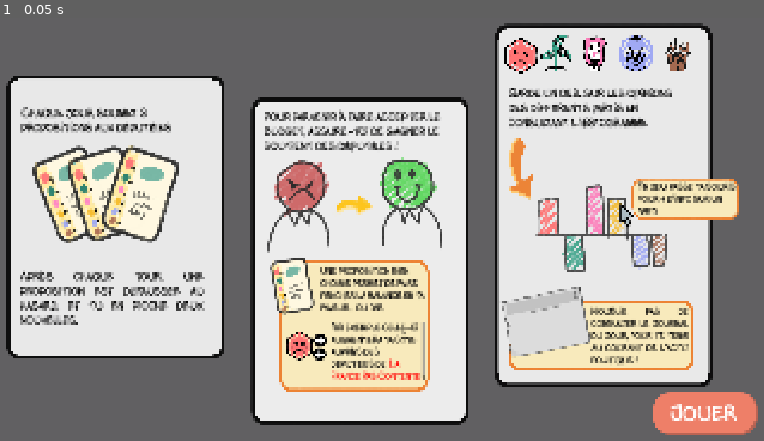
Above: before the commit, frame 1.
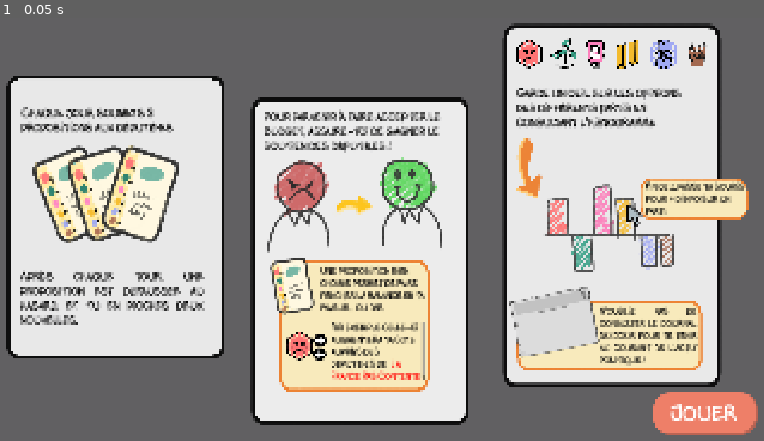
Above: after the commit, the same moment.

Repository: remimorvan/assemblee-nationale-simulator
Game: Godot game, scene res://scenes/overlay_tutoriel.tscn
Same seed, same stepped clock (60 frames per second), same inputs: the game is played once before the commit and once after it. This scene is started directly instead of the project's main scene.
Inputs:
- Up to frame 1 (0.05 s): no input

The runs differ from the first frame. In frame 1, 9.1% of the frame differs, in the area x 8-99%, y 1-88%.

Commit message:
scene overlay tutoriel

Diff:
--- a/scenes/overlay_tutoriel.tscn
+++ b/scenes/overlay_tutoriel.tscn
@@ -1,20 +1,22 @@
-[gd_scene load_steps=16 format=3 uid="uid://ca3nlpcpboj4o"]
-
-[ext_resource type="Texture2D" uid="uid://847am71ye135" path="res://assets/screens/tuto_1.png" id="1_5prr2"]
-[ext_resource type="FontFile" uid="uid://foful8cuop6y" path="res://assets/card/Monicacomic.ttf" id="2_ajqh8"]
-[ext_resource type="Texture2D" uid="uid://csr2swquxa5gm" path="res://assets/screens/tuto_2.png" id="3_jqtmp"]
-[ext_resource type="Texture2D" uid="uid://bgvr7lj1trrhc" path="res://assets/screens/tuto_3.png" id="4_k74gq"]
-[ext_resource type="Texture2D" uid="uid://ixf4p0ltgjmg" path="res://assets/card/logos/lfi_back.png" id="5_x0wu6"]
-[ext_resource type="Texture2D" uid="uid://d3o7aasw3i1q4" path="res://assets/card/logos/lfi_line.png" id="6_abwub"]
-[ext_resource type="Texture2D" uid="uid://cc4yddk7esw3c" path="res://assets/card/logos/eco_back.png" id="7_eq5qt"]
-[ext_resource type="Texture2D" uid="uid://b44ican76mjdh" path="res://assets/card/logos/eco_line.png" id="8_lel0c"]
-[ext_resource type="Texture2D" uid="uid://ctlaib2j778p3" path="res://assets/card/logos/soc_back.png" id="9_gtyl0"]
-[ext_resource type="Texture2D" uid="uid://bpufl3yrfw0wq" path="res://assets/card/logos/soc_line.png" id="10_ab0hi"]
-[ext_resource type="Texture2D" uid="uid://bl1kc2vappia3" path="res://assets/card/logos/lr_back.png" id="11_l0dty"]
-[ext_resource type="Texture2D" uid="uid://dnadrrcp5ix6d" path="res://assets/card/logos/lr_line.png" id="12_qj1xn"]
-[ext_resource type="Texture2D" uid="uid://donf4a7r825i3" path="res://assets/card/logos/facho_back.png" id="13_mwl6t"]
-[ext_resource type="Texture2D" uid="uid://cm2evyhf53cxp" path="res://assets/card/logos/facho_line.png" id="14_q614t"]
-[ext_resource type="Texture2D" uid="uid://dxqt3r6feuyjb" path="res://assets/hemicycle/tool_tip_plot.png" id="15_jqtmp"]
+[gd_scene load_steps=18 format=3 uid="uid://bk4d6b6oku44a"]
+
+[ext_resource type="Texture2D" uid="uid://jr641f6p7ppx" path="res://assets/screens/tuto_1.png" id="1_5prr2"]
+[ext_resource type="FontFile" uid="uid://usk4ucaxtgwp" path="res://assets/card/Monicacomic.ttf" id="2_ajqh8"]
+[ext_resource type="Texture2D" uid="uid://bvmhlcccsfaqd" path="res://assets/screens/tuto_2.png" id="3_jqtmp"]
+[ext_resource type="Texture2D" uid="uid://b0ol6f7mnjx5p" path="res://assets/screens/tuto_3.png" id="4_k74gq"]
+[ext_resource type="Texture2D" uid="uid://bfv1ubu5a6adk" path="res://assets/card/logos/lfi_back.png" id="5_x0wu6"]
+[ext_resource type="Texture2D" uid="uid://cmds766v1s54w" path="res://assets/card/logos/lfi_line.png" id="6_abwub"]
+[ext_resource type="Texture2D" uid="uid://cfk324721xw5c" path="res://assets/card/logos/eco_back.png" id="7_eq5qt"]
+[ext_resource type="Texture2D" uid="uid://choeclexwsube" path="res://assets/card/logos/eco_line.png" id="8_lel0c"]
+[ext_resource type="Texture2D" uid="uid://d0yjitx7m5ewh" path="res://assets/card/logos/soc_back.png" id="9_gtyl0"]
+[ext_resource type="Texture2D" uid="uid://c6ysdgphhnm8a" path="res://assets/card/logos/soc_line.png" id="10_ab0hi"]
+[ext_resource type="Texture2D" uid="uid://laff0i5vdt6f" path="res://assets/card/logos/lr_back.png" id="11_l0dty"]
+[ext_resource type="Texture2D" uid="uid://dsn4ljun4v183" path="res://assets/card/logos/macron_back.png" id="11_x0wu6"]
+[ext_resource type="Texture2D" uid="uid://4ovupkayo2h7" path="res://assets/card/logos/macron_line.png" id="12_abwub"]
+[ext_resource type="Texture2D" uid="uid://dvsad4nsywnwg" path="res://assets/card/logos/lr_line.png" id="12_qj1xn"]
+[ext_resource type="Texture2D" uid="uid://djphcib3846dy" path="res://assets/card/logos/facho_back.png" id="13_mwl6t"]
+[ext_resource type="Texture2D" uid="uid://ggp34647sin6" path="res://assets/card/logos/facho_line.png" id="14_q614t"]
+[ext_resource type="Texture2D" uid="uid://q6tlt2c2737k" path="res://assets/hemicycle/tool_tip_plot.png" id="15_jqtmp"]
 
 [node name="OverlayTutoriel" type="ColorRect"]
 anchors_preset = 15
@@ -41,7 +43,7 @@
 theme_override_colors/default_color = Color(0, 0, 0, 1)
 theme_override_fonts/normal_font = ExtResource("2_ajqh8")
 theme_override_font_sizes/normal_font_size = 30
-text = "Chaque jour, soumet 3 propositions aux député.es"
+text = "Chaque jour, soumets 3 propositions aux député·es"
 
 [node name="RichTextLabel2" type="RichTextLabel" parent="tuto1"]
 layout_mode = 0
@@ -52,7 +54,7 @@
 theme_override_colors/default_color = Color(0, 0, 0, 1)
 theme_override_fonts/normal_font = ExtResource("2_ajqh8")
 theme_override_font_sizes/normal_font_size = 30
-text = "Après chaque tour, une proposition est défaussée au hasard, et tu en pioche deux nouvelles."
+text = "Après chaque tour, une proposition est défaussée au hasard, et tu en pioches deux nouvelles."
 horizontal_alignment = 3
 
 [node name="tuto2" type="TextureRect" parent="."]
@@ -72,7 +74,7 @@
 theme_override_colors/default_color = Color(0, 0, 0, 1)
 theme_override_fonts/normal_font = ExtResource("2_ajqh8")
 theme_override_font_sizes/normal_font_size = 30
-text = "Pour parvenir à faire accepter le budget, assure-toi de gagner le soutient des député.es !"
+text = "Pour parvenir à faire accepter le budget, assure-toi de gagner le soutien des député.es !"
 
 [node name="RichTextLabel2" type="RichTextLabel" parent="tuto2"]
 layout_mode = 0
@@ -96,13 +98,13 @@
 theme_override_fonts/normal_font = ExtResource("2_ajqh8")
 theme_override_font_sizes/normal_font_size = 24
 bbcode_enabled = true
-text = "Par exemple celle-ci augmentera ta côte auprès des député.es de [color=red] La France Pas Contente[/color]"
+text = "Par exemple celle-ci augmentera ta cote auprès des député·es de [color=red] La France Pas Contente[/color]"
 
 [node name="tuto3" type="TextureRect" parent="."]
 layout_mode = 0
-offset_left = 1224.0
+offset_left = 1244.0
 offset_top = 13.0
-offset_right = 1811.0
+offset_right = 1831.0
 offset_bottom = 887.0
 texture = ExtResource("4_k74gq")
 
@@ -111,7 +113,8 @@
 scale = Vector2(0.32, 0.32)
 
 [node name="Sprite2D" type="Sprite2D" parent="tuto3/Logos"]
-position = Vector2(-589, 26)
+position = Vector2(-589, 13.5)
+scale = Vector2(0.8, 0.8)
 texture = ExtResource("5_x0wu6")
 
 [node name="Sprite2D" type="Sprite2D" parent="tuto3/Logos/Sprite2D"]
@@ -119,27 +122,43 @@
 
 [node name="Sprite2D2" type="Sprite2D" parent="tuto3/Logos"]
 position = Vector2(-325, 7)
+scale = Vector2(0.8, 0.8)
 texture = ExtResource("7_eq5qt")
 
 [node name="Sprite2D" type="Sprite2D" parent="tuto3/Logos/Sprite2D2"]
 texture = ExtResource("8_lel0c")
 
 [node name="Sprite2D3" type="Sprite2D" parent="tuto3/Logos"]
-position = Vector2(-35, 14)
+position = Vector2(-90.6252, 12.5)
+scale = Vector2(0.8, 0.8)
 texture = ExtResource("9_gtyl0")
 
 [node name="Sprite2D" type="Sprite2D" parent="tuto3/Logos/Sprite2D3"]
 texture = ExtResource("10_ab0hi")
 
+[node name="Node" type="Node2D" parent="tuto3/Logos"]
+position = Vector2(53.125, -62.5)
+scale = Vector2(0.8, 0.8)
+
+[node name="MacronBack" type="Sprite2D" parent="tuto3/Logos/Node"]
+position = Vector2(121.325, 97.8875)
+texture = ExtResource("11_x0wu6")
+
+[node name="MacronLine" type="Sprite2D" parent="tuto3/Logos/Node"]
+position = Vector2(121.325, 97.8875)
+texture = ExtResource("12_abwub")
+
 [node name="Sprite2D4" type="Sprite2D" parent="tuto3/Logos"]
-position = Vector2(278, 12)
+position = Vector2(421.875, 15.625)
+scale = Vector2(0.8, 0.8)
 texture = ExtResource("11_l0dty")
 
 [node name="Sprite2D" type="Sprite2D" parent="tuto3/Logos/Sprite2D4"]
 texture = ExtResource("12_qj1xn")
 
 [node name="Sprite2D5" type="Sprite2D" parent="tuto3/Logos"]
-position = Vector2(585, 24)
+position = Vector2(671.875, 12.5)
+scale = Vector2(0.8, 0.8)
 texture = ExtResource("13_mwl6t")
 
 [node name="Sprite2D" type="Sprite2D" parent="tuto3/Logos/Sprite2D5"]
